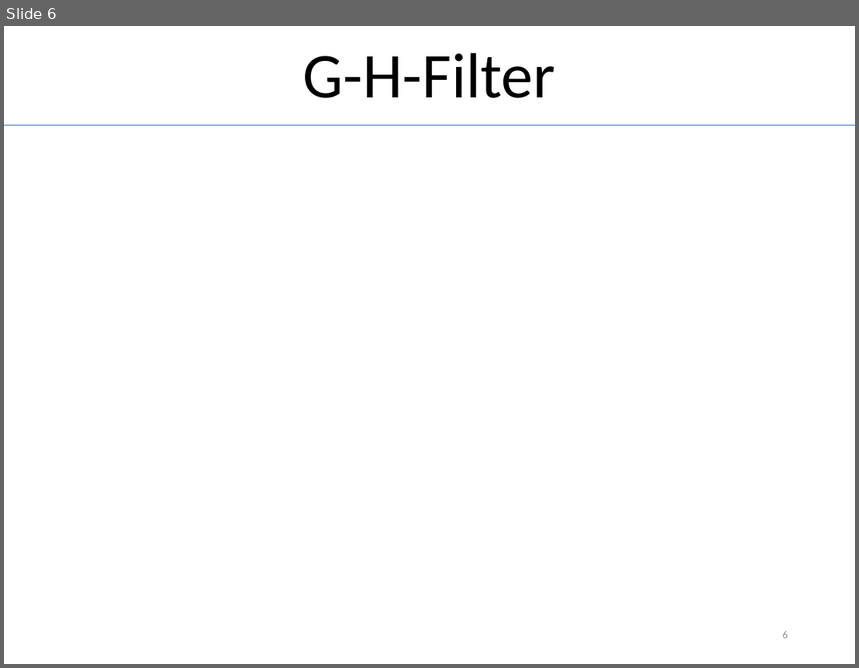
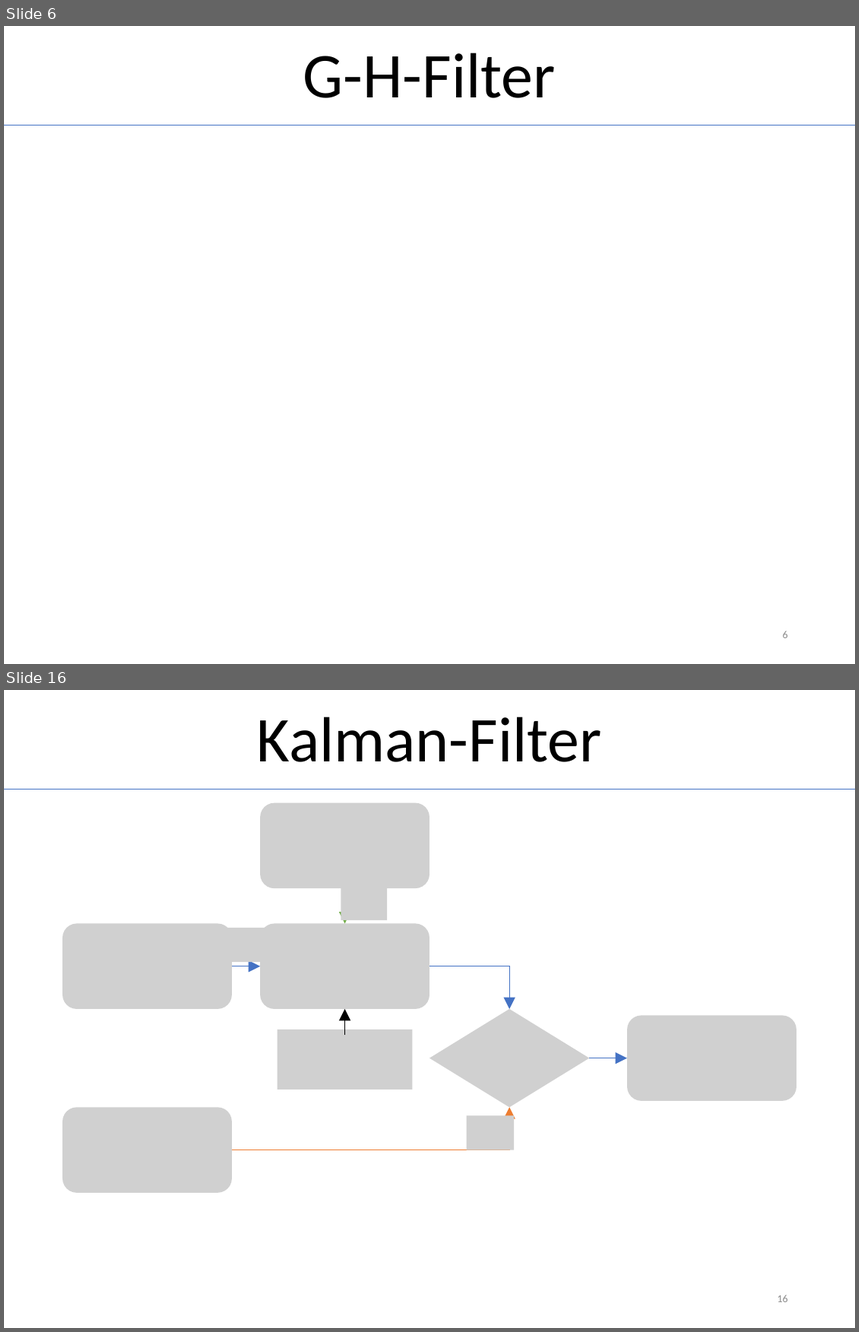
Before and after one commit to MichiHo/flocking, a slide deck: vortrag/ba_seminar_presentation.pptx. Shown one above the other, each under a label of ours: slide 6 before the commit, slides 6 and 16 after it; the slides between them are not shown. The pictures are 859x668 and 859x1332 pixels, drawn with LibreOffice and Linux fonts; fonts in the diff are those of the drawing; grey boxes stand for pictures. Boxes give left, top, right and bottom in pixels: in the first picture for what was removed or moved away, otherwise in the second. Text is boxed around its words. In the diff, an @@ line names an element or a change of style, - is before the commit and + after.

```diff
--- a/vortrag/ba_seminar_presentation.pptx
+++ b/vortrag/ba_seminar_presentation.pptx
@@ slide 16 added at <box>4,690,855,1328</box>, background #FFFFFF @@
@@ title added at <box>257,717,602,762</box>, 54 pt, text #000000 @@
+Kalman-Filter
@@ line added from (4, 789) to (855, 789), #4472C4 0.5 pt @@
@@ picture added at <box>260,803,430,888</box> @@
@@ picture added at <box>341,886,387,920</box> @@
@@ arrow added from (344, 888) to (344, 924), #70AD47 0.5 pt @@
@@ picture added at <box>63,924,232,1009</box> @@
@@ picture added at <box>224,927,268,961</box> @@
@@ picture added at <box>260,924,430,1009</box> @@
@@ arrow added from (232, 967) to (260, 967), #4472C4 0.5 pt @@
@@ elbow arrow added from (430, 967) to (509, 1009), #4472C4 0.5 pt @@
@@ picture added at <box>278,1030,413,1090</box> @@
@@ arrow added from (344, 1036) to (344, 1009), #000000 0.5 pt @@
@@ picture added at <box>430,1009,590,1108</box> @@
@@ picture added at <box>627,1016,797,1101</box> @@
@@ arrow added from (590, 1059) to (627, 1059), #4472C4 0.5 pt @@
@@ picture added at <box>63,1108,232,1193</box> @@
@@ elbow arrow added from (232, 1151) to (509, 1108), #ED7D31 0.5 pt @@
@@ picture added at <box>467,1116,515,1150</box> @@
@@ page number added at <box>778,1295,788,1303</box>, 9 pt, text #8C8C8C @@
+16
```
Also in this commit, not shown: 6 slides changed, 5 other slides added, 11 other files.
